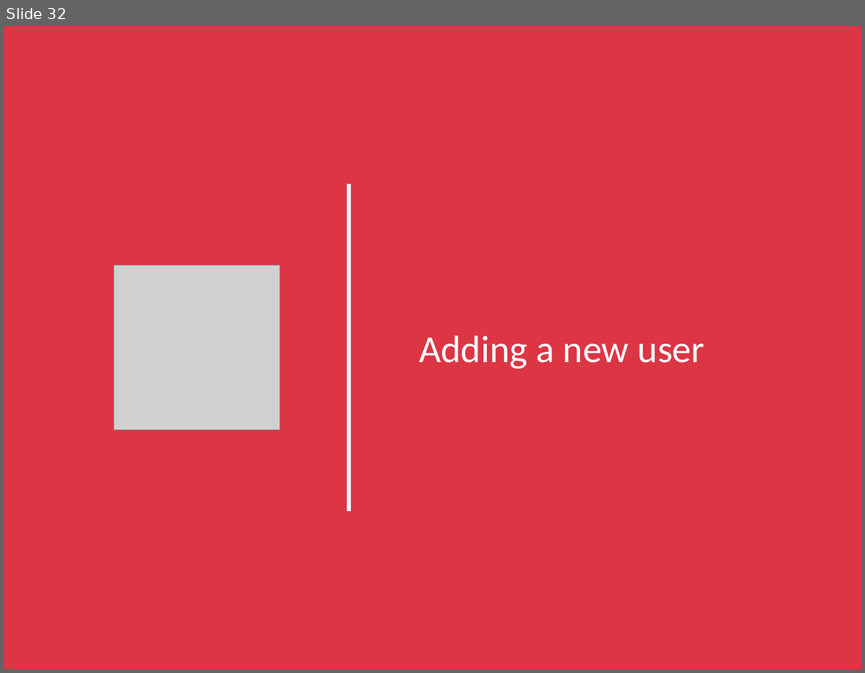
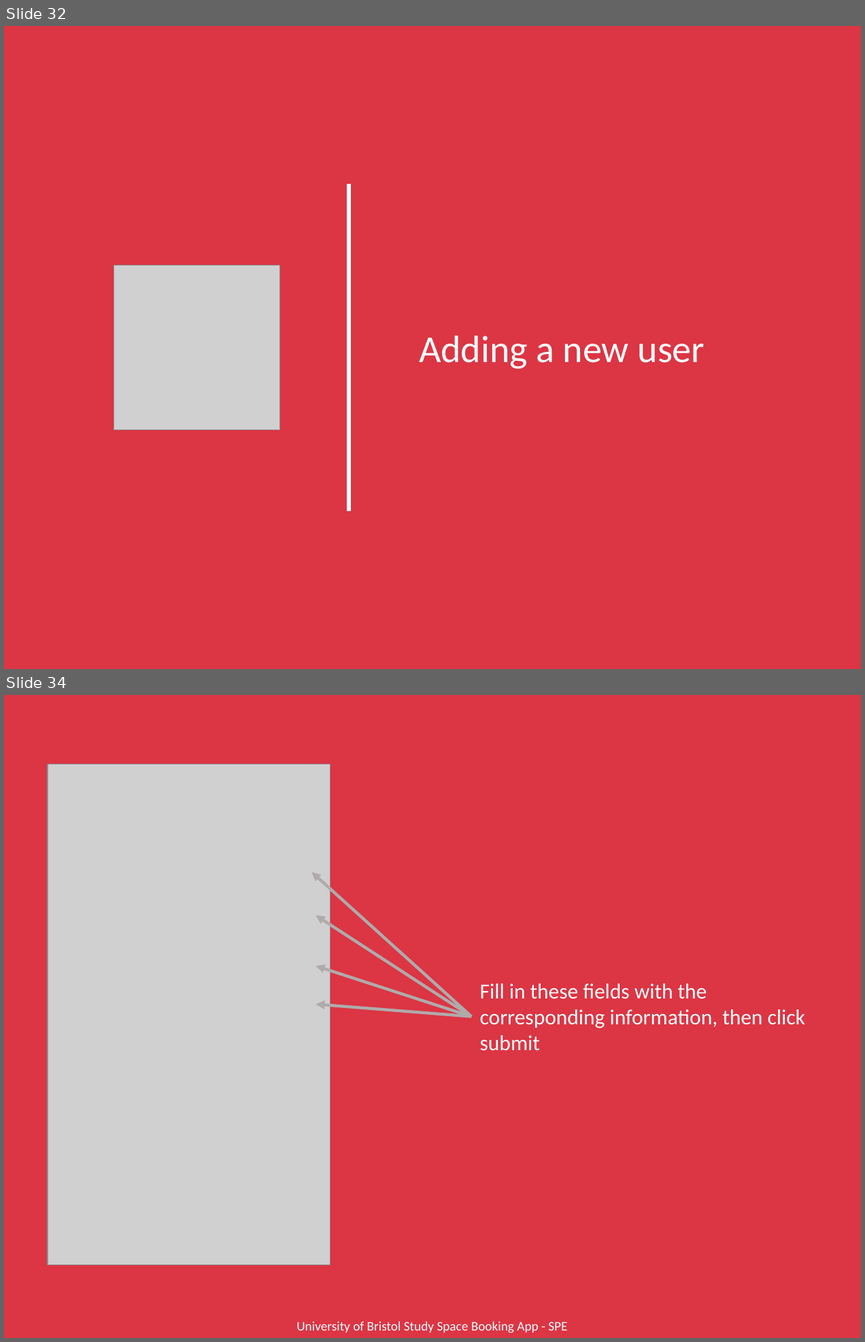
Before and after one commit to ah16165/University-Study-Space-Booking-App, a slide deck: Not_Main_Application/UserManual.pptx. Shown one above the other, each under a label of ours: slide 32 before the commit, slides 32 and 34 after it; the slides between them are not shown. The pictures are 865x673 and 865x1342 pixels, drawn with LibreOffice and Linux fonts; fonts in the diff are those of the drawing; grey boxes stand for pictures. Boxes give left, top, right and bottom in pixels: in the first picture for what was removed or moved away, otherwise in the second. Text is boxed around its words. In the diff, an @@ line names an element or a change of style, - is before the commit and + after.

```diff
--- a/Not_Main_Application/UserManual.pptx
+++ b/Not_Main_Application/UserManual.pptx
@@ slide 34 added at <box>4,695,861,1338</box>, background #DC3544 @@
@@ picture added at <box>48,764,330,1265</box> @@
@@ arrow added from (471, 1016) to (311, 872), #AFABAB 2.5 pt @@
@@ arrow added from (471, 1016) to (316, 915), #AFABAB 2.5 pt @@
@@ arrow added from (471, 1016) to (316, 966), #AFABAB 2.5 pt @@
@@ text added at <box>480,983,805,1051</box>, 18 pt, text #FFFFFF @@
+Fill in these fields with the corresponding information, then click submit
@@ arrow added from (471, 1016) to (316, 1004), #AFABAB 2.5 pt @@
@@ text added at <box>296,1321,567,1333</box>, 11 pt, text #FFFFFF @@
+University of Bristol Study Space Booking App - SPE
```
Also in this commit, not shown: 20 slides changed, 3 other slides added, 1 slide removed, 1 other file.
